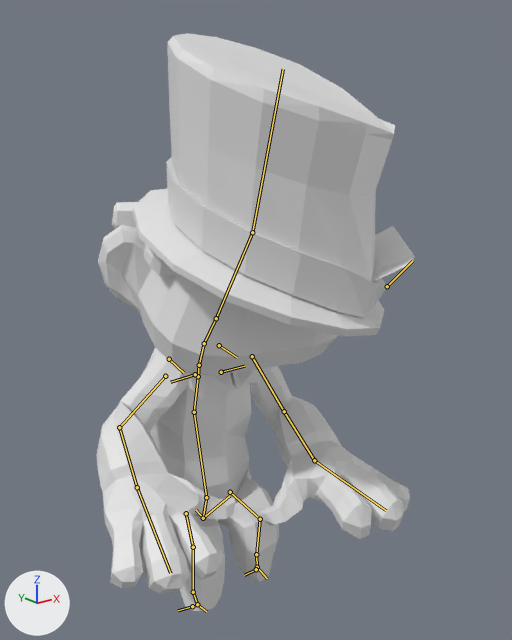
The Blender file Assets/Custom/objects/characterModels/Hatter_wonderland.blend, before and after one commit.
Both versions are drawn from a 50 mm lens placed at (-3.86, -5.54, 5.39), pointed at (-0.02, -0.73, 3.47). The lights are fixed; the arrows at lower left show +X, +Y and +Z. Both versions are drawn at frame 35 of the action 'idle'; the numbers are the values there. The bones that bend it are drawn over the model as lines.

The first picture shows 'hatter'.
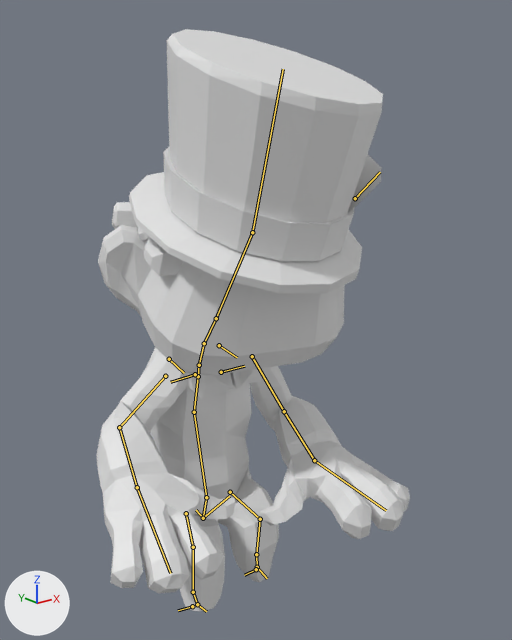
Boxes (x1, y1, x2, y2) around the edits, measured in the pictures (512 x 640 px):
'hatter', posed
    before: (97, 33, 415, 611)
    after: (97, 29, 410, 611)
bone 'Bone', root to tip
    before: (387, 286) to (413, 260)
    after: (355, 198) to (380, 172)

The change in detail:
Bone 'Bone' (bone_bone) moves from (-0.004, -0.153, 0.385) to (0.0, 0.0, 0.0).
